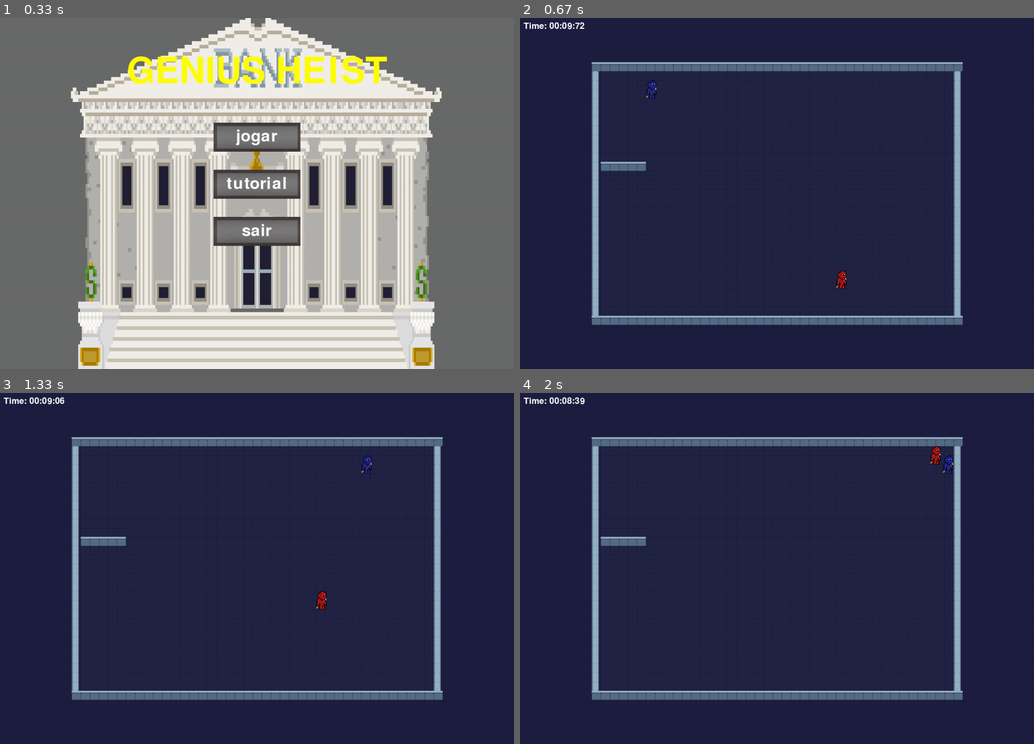
Above: before the commit, frames 1-4 (two rows, left to right).
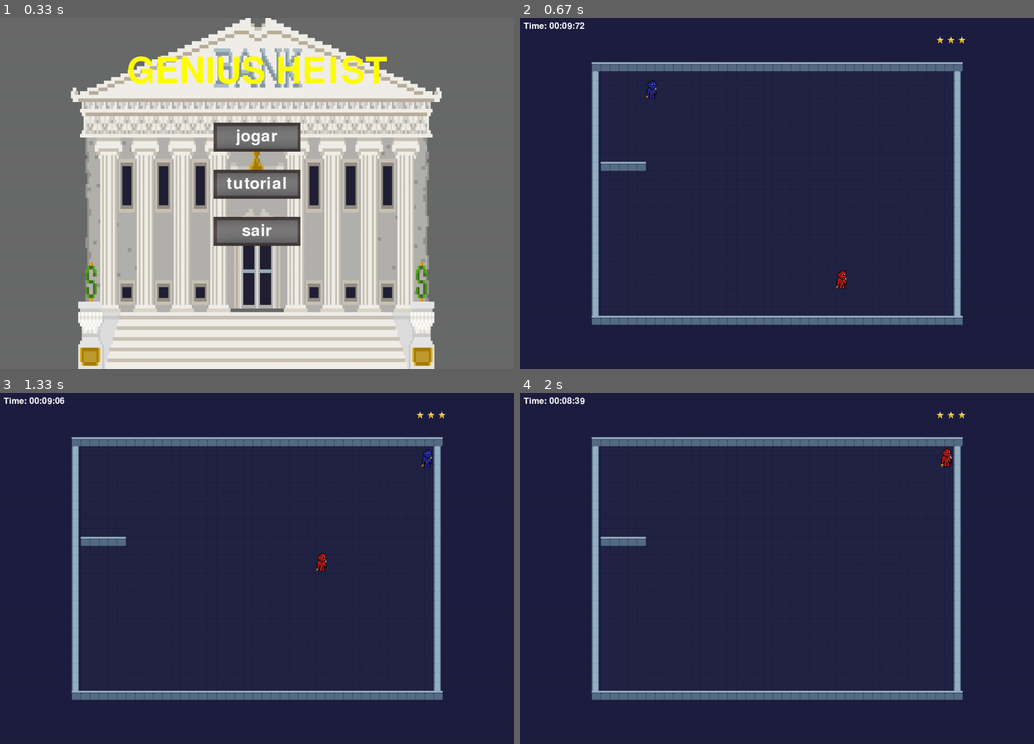
Above: after the commit, the same moments.

Repository: insper-classroom/devlife-23-1-projeto-pygame-gustavoc_sarti
Game: pygame game, started from main.py
Same seed, same stepped clock (60 frames per second), same inputs: the game is played once before the commit and once after it.
Inputs (mouse positions are in pixels of both pictures, inside the frame that each line leads up to):
- Up to frame 1 (0.33 s): no input
- Up to frame 2 (0.67 s): click "jogar" at 0.38 s
- Up to frame 3 (1.33 s): hold Right 0.67-1.13 s; move the mouse to (236, 582) at 0.7 s; hold Up from 1.17 s (still down); hold W from 1.17 s (still down)
- Up to frame 4 (2 s): release Up at 1.47 s; release W at 1.47 s; hold Right 1.5-1.97 s; hold D 1.5-1.97 s

Frame 1 is identical in both runs. In frame 2, less than 0.1% of the frame differs, in the area x 81-87%, y 5-8%; in frame 3, 0.4%, in the area x 61-87%, y 5-62%; in frame 4, 0.3%.

Commit message:
estrelas desenhadas

Diff:
--- a/config.py
+++ b/config.py
@@ -1,7 +1,11 @@
+import pygame
+
 SCREEN_HEIGHT = 969
 SCREEN_WIDTH = 1420
 
 TIMER = 1000
+star = pygame.image.load('assets/images/props/star_vector.png')
+STAR = pygame.transform.scale(star,(20,20))
 
 WALL_GAP = 25
 
--- a/game.py
+++ b/game.py
@@ -23,6 +23,15 @@
         milliseconds = remaining_time % 100
         return f"Time: {minutes:02d}:{seconds:02d}:{milliseconds:02d}"
     #----
+    def get_score(self):
+        remaining_time = max(0, self.start)
+        if remaining_time > 500:
+            score = [1,2,3]
+        elif remaining_time > 250:
+            score = [2,3]
+        else:
+            score = [3]
+        return score
 
 class Game:
     def __init__(self):
@@ -36,6 +45,7 @@
         self.map = MAP
         self.mapa()
         self.timer = Timer()
+        self.score = self.timer.get_score()
 
     def atualiza_estado(self):
         for event in pygame.event.get():
@@ -75,9 +85,14 @@
         font = pygame.font.Font(None, 36)
         text = font.render(time_text, True, (255, 255, 255))
         self.window.blit(text, (10, 10))
-        #-------------------
+        for star in self.score:
+            self.window.blit(STAR, (SCREEN_WIDTH - (300 - (star*30)), 50))
+        #----
+
+
         pygame.display.update()
 
+# alguns trechos da parte responsavel por resetar o game foi feita pelo GPT
     def start(self):
         while self.atualiza_estado():
             if self.gameover.reset:
--- a/gameover.py
+++ b/gameover.py
@@ -10,7 +10,7 @@
         self.reset = False
         self.button = pygame.image.load('assets/images/menu/button_unselected.jpg')
         self.button = pygame.transform.scale(self.button, (240, 80))
-        self.botoes = ['jogar novamente', 'sair']
+        self.botoes = ['restart', 'sair']
         self.fonte_padrao = pygame.font.get_default_font()
         self.fonte = pygame.font.Font(self.fonte_padrao, 45)
         self.titulo = self.fonte.render('Game Over', True, (255, 255, 255))
--- a/sprites/player.py
+++ b/sprites/player.py
@@ -12,7 +12,7 @@
             'moving' : False,
         }
         self.direction = [0, 0]
-        self.speed = 10
+        self.speed = 17
 
 
     def move(self, walls):
@@ -65,7 +65,7 @@
             'moving' : False,
         }
         self.direction = [0, 0]
-        self.speed = 10
+        self.speed = 17
 
 
     def move(self, walls):
Binary file added: assets/images/props/star_vector.png
